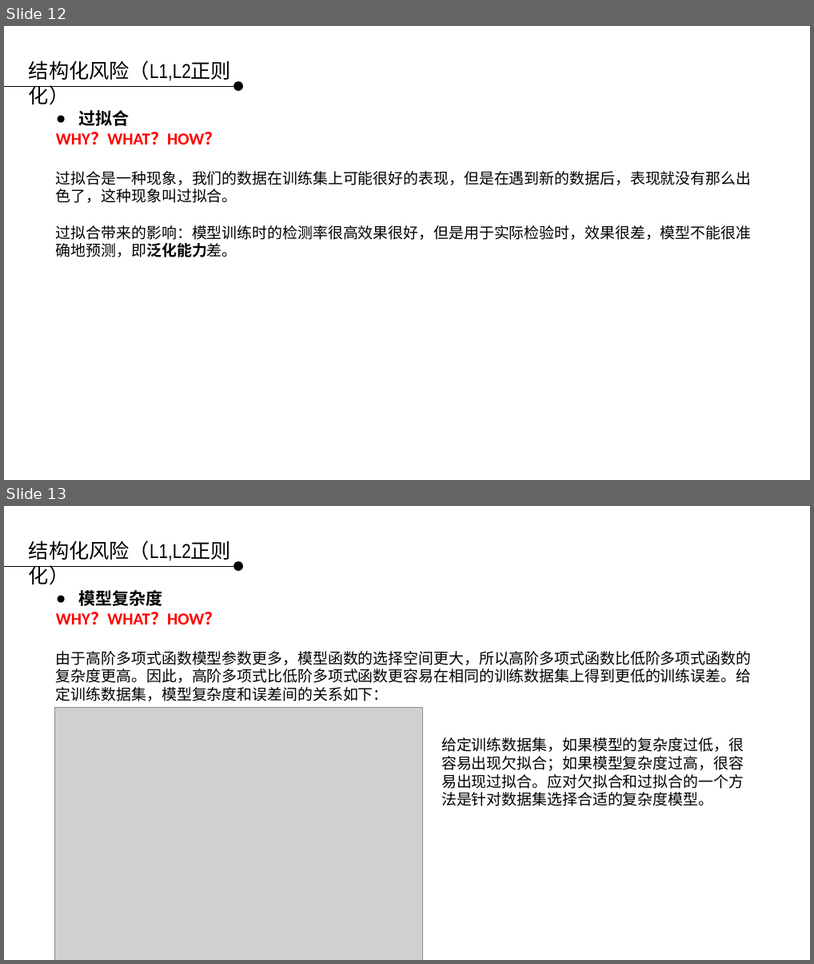
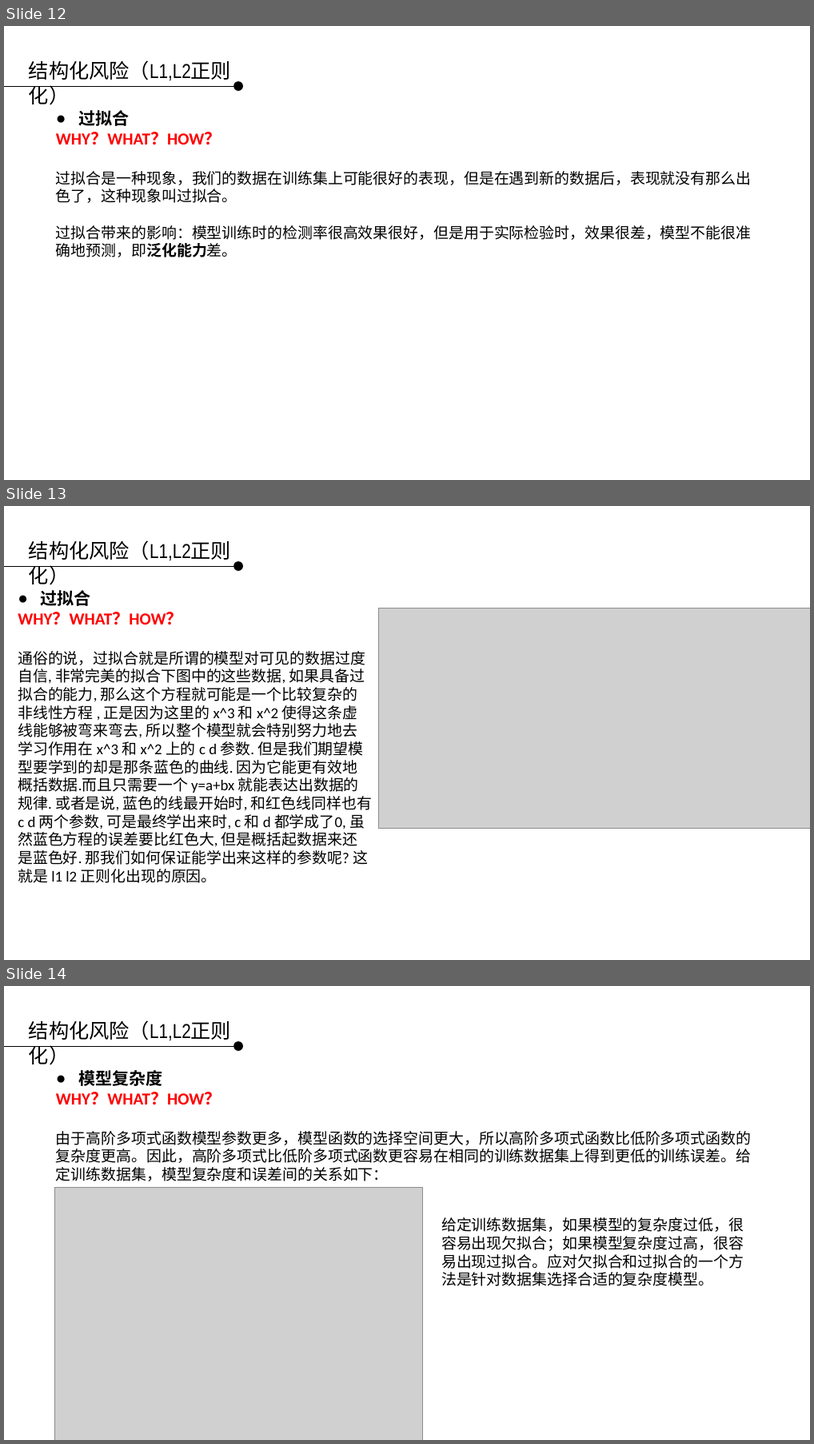
Before and after one commit to applepip/Big_Data, a slide deck: 产品大数据分析与建模/大数据分析与建模 - 函数与概念 第二-2讲 - 补充.pptx. Shown one above the other, each under a label of ours: slides 12 and 13 before the commit, slides 12, 13 and 14 after it. The pictures are 814x964 and 814x1444 pixels, drawn with LibreOffice and Linux fonts; fonts in the diff are those of the drawing; grey boxes stand for pictures; background and template pictures are left out. Boxes give left, top, right and bottom in pixels: in the first picture for what was removed or moved away, otherwise in the second. Text is boxed around its words. In the diff, an @@ line names an element or a change of style, - is before the commit and + after.

```diff
--- a/产品大数据分析与建模/大数据分析与建模 - 函数与概念 第二-2讲 - 补充.pptx
+++ b/产品大数据分析与建模/大数据分析与建模 - 函数与概念 第二-2讲 - 补充.pptx
@@ slide 13 added at (4,506,810,960), background picture (left out) @@
@@ text added at (29,540,231,561), 24 pt, text #000000 @@
+结构化风险（L1,L2正则化）
@@ line added from (4, 566) to (234, 566), #000000 0.75 pt @@
@@ ellipse added at (234,562,243,572), fill #000000 @@
@@ text added at (18,590,372,883), 18 pt, text #000000 @@
+● 过拟合
+WHY？WHAT？HOW？
+通俗的说，过拟合就是所谓的模型对可见的数据过度自信, 非常完美的拟合下图中的这些数据, 如果具备过拟合的能力, 那么这个方程就可能是一个比较复杂的非线性方程 , 正是因为这里的 x^3 和 x^2 使得这条虚线能够被弯来弯去, 所以整个模型就会特别努力地去学习作用在 x^3 和 x^2 上的 c d 参数. 但是我们期望模型要学到的却是那条蓝色的曲线. 因为它能更有效地概括数据.而且只需要一个 y=a+bx 就能表达出数据的规律. 或者是说, 蓝色的线最开始时, 和红色线同样也有 c d 两个参数, 可是最终学出来时, c 和 d 都学成了0, 虽然蓝色方程的误差要比红色大, 但是概括起数据来还是蓝色好. 那我们如何保证能学出来这样的参数呢? 这就是 l1 l2 正则化出现的原因。
@@ picture added at (378,608,810,828) @@
@@ what was slide 13 is now slide 14 @@
```
Also in this commit, not shown: 2 slides changed, 7 other slides added.
